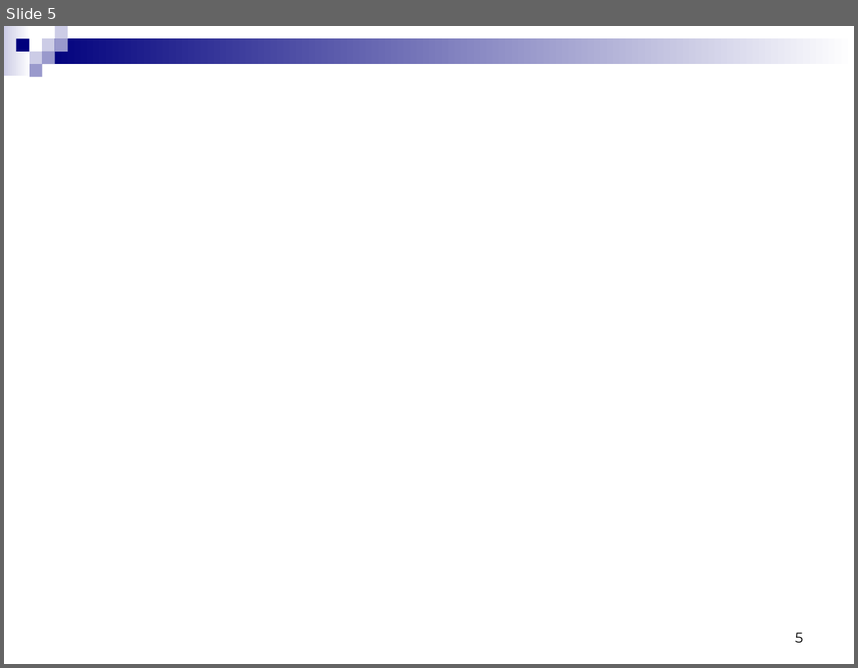
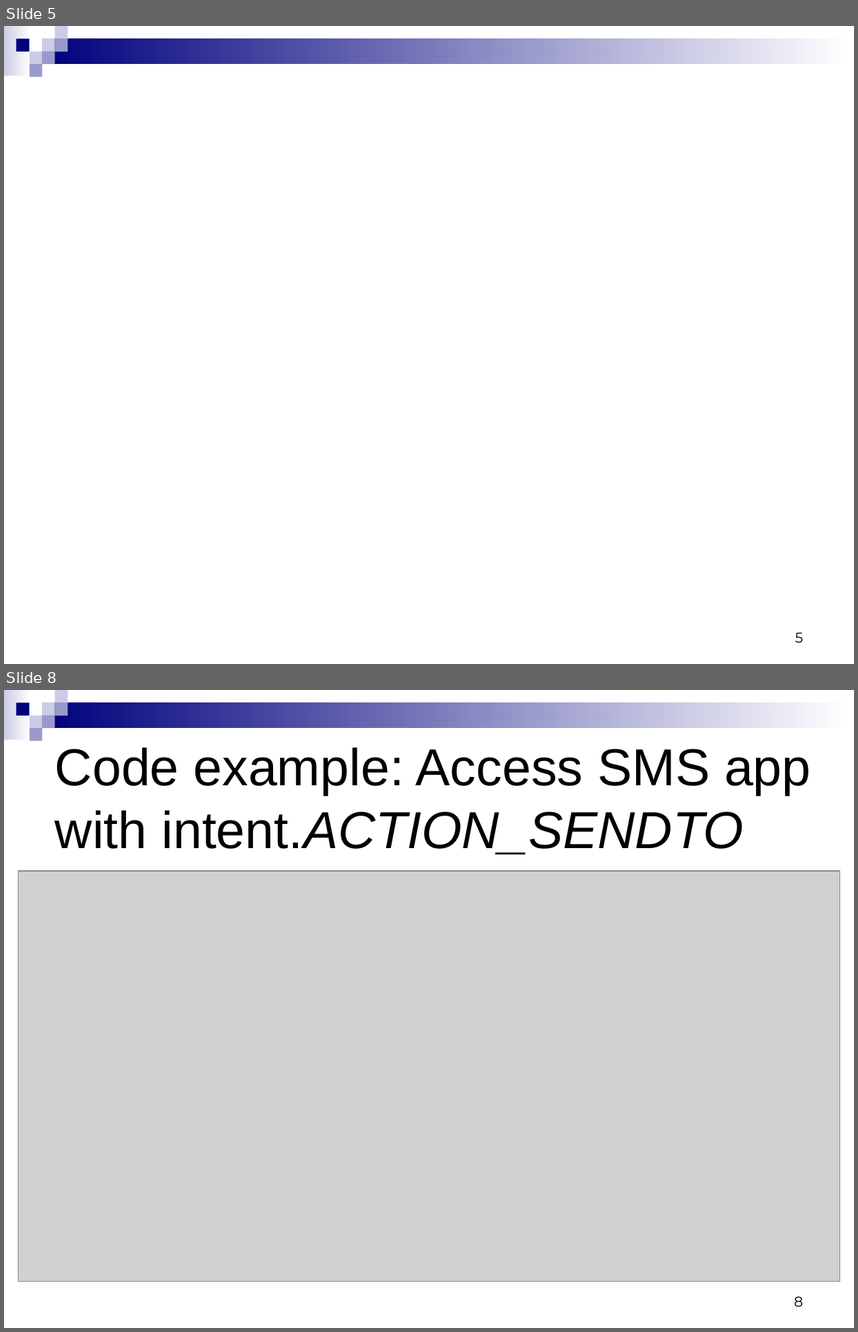
Before and after one commit to ndavidor/SmsTelephony, a slide deck: Telephony&SMS.ppt. Shown one above the other, each under a label of ours: slide 5 before the commit, slides 5 and 8 after it; the slides between them are not shown. The pictures are 858x668 and 858x1332 pixels, drawn with LibreOffice and Linux fonts; fonts in the diff are those of the drawing; grey boxes stand for pictures; background and template pictures are left out. Boxes give left, top, right and bottom in pixels: in the first picture for what was removed or moved away, otherwise in the second. Text is boxed around its words. In the diff, an @@ line names an element or a change of style, - is before the commit and + after.

```diff
--- a/Telephony&SMS.ppt
+++ b/Telephony&SMS.ppt
@@ slide 8 added at [4, 690, 854, 1328], background #FFFFFF; not listed: 9 template elements that a slide beside it also shows @@
@@ title added at [55, 747, 811, 855], 44 pt, text #000000 @@
+Code example: Access SMS app with intent.ACTION_SENDTO
@@ picture added at [18, 871, 840, 1281] @@
@@ text added at [794, 1296, 803, 1306], 12 pt, text #000000 @@
+8
```
Also in this commit, not shown: 1 slide changed, 17 other slides added, 3 slides removed.
